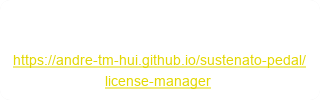
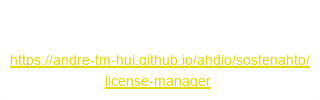
Before/after of a w=320, h=100 layered artwork. What changed in the layer stack:
hid "Background" over [13, 54, 306, 89]
added layer "Donated Already? ..." above "Pasted Layer" over [10, 54, 310, 89]
